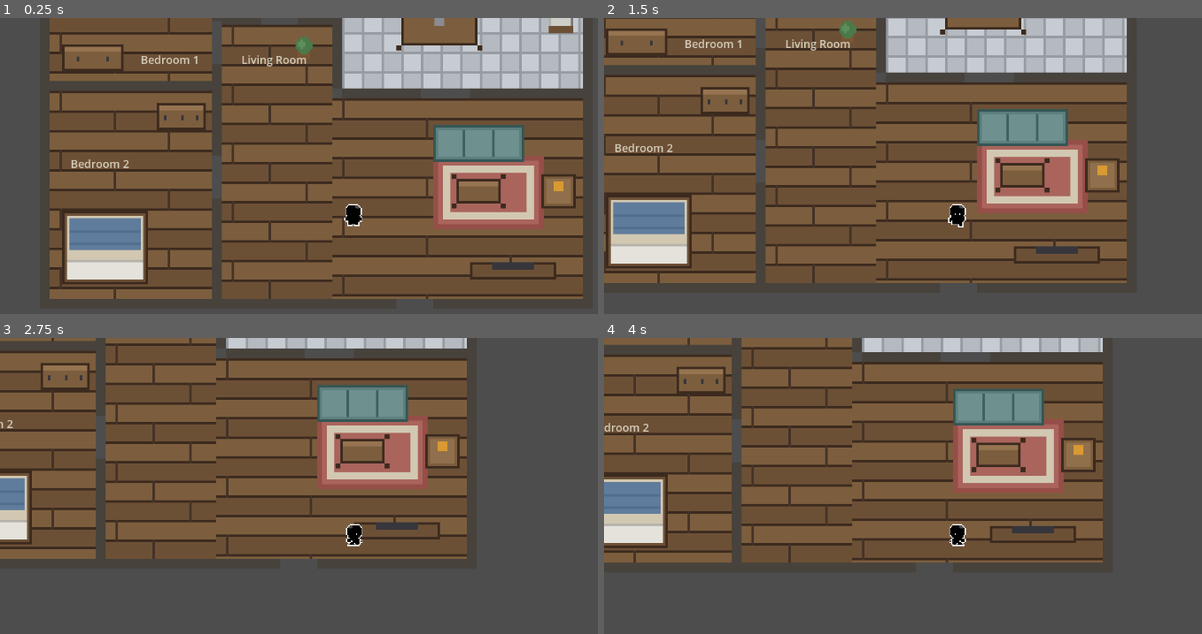
Above: before the commit, frames 1-4 (two rows, left to right).
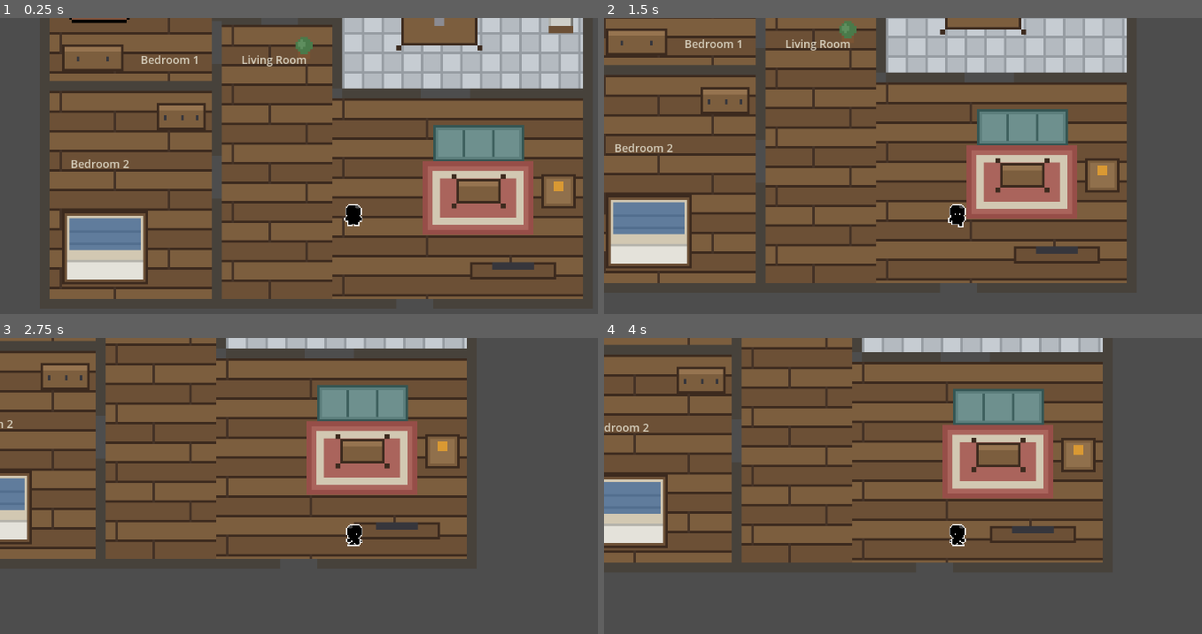
Above: after the commit, the same moments.

Repository: stefdeg145/Ubisoft_gamejam
Game: Godot game, scene res://scenes/house.tscn
Same seed, same stepped clock (60 frames per second), same inputs: the game is played once before the commit and once after it.
Inputs:
- Up to frame 1 (0.25 s): no input
- Up to frame 2 (1.5 s): tap Enter (ui_accept) at 0.5, 0.77 s; hold Right (Right) 0.53-1.28 s; hold Down (Down) from 1.28 s (still down)
- Up to frame 3 (2.75 s): tap Enter (ui_accept) at 1.52 s; release Down (Down) at 2.03 s; hold Right (Right) from 2.03 s (still down)
- Up to frame 4 (4 s): release Right (Right) at 2.78 s; hold Up (Up) 2.78-3.53 s; tap Enter (ui_accept) at 3.02, 3.5, 3.77 s; hold Left (Left) from 3.53 s (still down)

The runs differ from the first frame. In frame 1, 3.1% of the frame differs, in the area x 11-91%, y 0-74%; in frame 2, 3.0%; in frame 3, 3.0%; in frame 4, 3.0%.

Commit message:
Changed node layering and added y sort"

Diff:
--- a/player.tscn
+++ b/player.tscn
@@ -9,7 +9,7 @@
 [ext_resource type="AudioStream" uid="uid://c0v0g2uf2ovou" path="res://assets/Sound/walksound.wav" id="7_1jxqw"]
 
 [sub_resource type="RectangleShape2D" id="shape_player"]
-size = Vector2(340.00024, 106.667694)
+size = Vector2(220.0003, 106.667694)
 
 [sub_resource type="AtlasTexture" id="AtlasTexture_4jkga"]
 atlas = ExtResource("4_b26j0")
@@ -156,8 +156,8 @@
 texture = ExtResource("2_1jxqw")
 
 [node name="CollisionShape2D" type="CollisionShape2D" parent="." unique_id=1121288736]
-position = Vector2(-3.3339844, 133.3335)
-scale = Vector2(0.99999994, 0.99999994)
+position = Vector2(-10, 133.3335)
+scale = Vector2(0.99999976, 0.99999976)
 shape = SubResource("shape_player")
 
 [node name="Camera2D" type="Camera2D" parent="." unique_id=1213791554]
--- a/scenes/house.tscn
+++ b/scenes/house.tscn
@@ -73,17 +73,12 @@
 centered = false
 
 [node name="Furniture" type="Node2D" parent="." unique_id=2101305807]
+y_sort_enabled = true
 
 [node name="Rug" type="Sprite2D" parent="Furniture" unique_id=159481114]
-position = Vector2(700, 470)
+position = Vector2(683, 479)
 scale = Vector2(4, 4)
 texture = ExtResource("7_p4eap")
-centered = false
-
-[node name="Bed1" type="Sprite2D" parent="Furniture" unique_id=1875599028]
-position = Vector2(96, 96)
-scale = Vector2(0.25, 0.25)
-texture = ExtResource("8_80gfe")
 centered = false
 
 [node name="Nightstand1" type="Sprite2D" parent="Furniture" unique_id=1259785743]
@@ -92,11 +87,25 @@
 texture = ExtResource("9_q425y")
 centered = false
 
+[node name="StaticBody2D" type="StaticBody2D" parent="Furniture/Nightstand1" unique_id=859794206]
+
+[node name="C_Nightstand1" type="CollisionPolygon2D" parent="Furniture/Nightstand1/StaticBody2D" unique_id=902868166]
+position = Vector2(-56, -24)
+scale = Vector2(0.25, 0.25)
+polygon = PackedVector2Array(227, 99, 261, 99, 261, 133, 227, 133)
+
 [node name="Wardrobe1" type="Sprite2D" parent="Furniture" unique_id=966470158]
 position = Vector2(96, 288)
 scale = Vector2(4, 4)
 texture = ExtResource("10_in3qe")
 centered = false
+
+[node name="StaticBody2D" type="StaticBody2D" parent="Furniture/Wardrobe1" unique_id=436241211]
+
+[node name="C_Wardrobe1" type="CollisionPolygon2D" parent="Furniture/Wardrobe1/StaticBody2D" unique_id=1040764052]
+position = Vector2(-24, -72)
+scale = Vector2(0.25, 0.25)
+polygon = PackedVector2Array(99, 291, 193, 291, 193, 329, 99, 329)
 
 [node name="Bed2" type="Sprite2D" parent="Furniture" unique_id=1984352738]
 position = Vector2(236, 680)
@@ -105,78 +114,170 @@
 texture = ExtResource("11_m31jp")
 centered = false
 
+[node name="StaticBody2D" type="StaticBody2D" parent="Furniture/Bed2" unique_id=1700758222]
+
+[node name="C_Bed2" type="CollisionPolygon2D" parent="Furniture/Bed2/StaticBody2D" unique_id=3496328]
+position = Vector2(59.000015, 170)
+rotation = 3.1415925
+scale = Vector2(0.25, 0.25)
+polygon = PackedVector2Array(99, 563, 233, 563, 233, 677, 99, 677)
+
 [node name="Dresser2" type="Sprite2D" parent="Furniture" unique_id=1310471006]
 position = Vector2(250, 384)
 scale = Vector2(4, 4)
 texture = ExtResource("12_kn7tx")
 centered = false
 
+[node name="StaticBody2D" type="StaticBody2D" parent="Furniture/Dresser2" unique_id=1610126139]
+
+[node name="C_Dresser2" type="CollisionPolygon2D" parent="Furniture/Dresser2/StaticBody2D" unique_id=482162610]
+position = Vector2(-62.5, -96)
+scale = Vector2(0.25, 0.25)
+polygon = PackedVector2Array(253, 387, 327, 387, 327, 425, 253, 425)
+
 [node name="Tub" type="Sprite2D" parent="Furniture" unique_id=1922535388]
 position = Vector2(372, 90)
 scale = Vector2(4, 4)
 texture = ExtResource("13_xdv06")
 centered = false
 
+[node name="StaticBody2D" type="StaticBody2D" parent="Furniture/Tub" unique_id=161836984]
+
+[node name="C_Tub" type="CollisionPolygon2D" parent="Furniture/Tub/StaticBody2D" unique_id=1734994848]
+position = Vector2(-93, -22.5)
+scale = Vector2(0.25, 0.25)
+polygon = PackedVector2Array(375, 93, 509, 93, 509, 135, 375, 135)
+
 [node name="Sink" type="Sprite2D" parent="Furniture" unique_id=1172134871]
 position = Vector2(372, 160)
 scale = Vector2(4, 4)
 texture = ExtResource("14_0l2s1")
 centered = false
 
+[node name="StaticBody2D" type="StaticBody2D" parent="Furniture/Sink" unique_id=1168094377]
+
+[node name="C_Sink" type="CollisionPolygon2D" parent="Furniture/Sink/StaticBody2D" unique_id=937376334]
+position = Vector2(-93, -40)
+scale = Vector2(0.25, 0.25)
+polygon = PackedVector2Array(375, 163, 417, 163, 417, 197, 375, 197)
+
 [node name="Toilet" type="Sprite2D" parent="Furniture" unique_id=1999908687]
 position = Vector2(450, 170)
 scale = Vector2(4, 4)
 texture = ExtResource("15_a0083")
 centered = false
 
+[node name="StaticBody2D" type="StaticBody2D" parent="Furniture/Toilet" unique_id=1003603161]
+
+[node name="C_Toilet" type="CollisionPolygon2D" parent="Furniture/Toilet/StaticBody2D" unique_id=1715165204]
+position = Vector2(-112.5, -42.5)
+scale = Vector2(0.25, 0.25)
+polygon = PackedVector2Array(453, 173, 487, 173, 487, 215, 453, 215)
+
 [node name="CounterTop" type="Sprite2D" parent="Furniture" unique_id=1030172908]
 position = Vector2(568, 90)
 scale = Vector2(4, 4)
 texture = ExtResource("16_idhyc")
 centered = false
 
+[node name="StaticBody2D" type="StaticBody2D" parent="Furniture/CounterTop" unique_id=1813276068]
+
+[node name="C_CounterTop" type="CollisionPolygon2D" parent="Furniture/CounterTop/StaticBody2D" unique_id=45215891]
+position = Vector2(-142, -22.5)
+scale = Vector2(0.25, 0.25)
+polygon = PackedVector2Array(571, 93, 925, 93, 925, 127, 571, 127)
+
 [node name="CounterRight" type="Sprite2D" parent="Furniture" unique_id=863299886]
 position = Vector2(888, 90)
 scale = Vector2(4, 4)
 texture = ExtResource("17_nlkie")
 centered = false
 
+[node name="StaticBody2D" type="StaticBody2D" parent="Furniture/CounterRight" unique_id=1840629633]
+
+[node name="C_CounterRight" type="CollisionPolygon2D" parent="Furniture/CounterRight/StaticBody2D" unique_id=60231493]
+position = Vector2(-222, -22.5)
+scale = Vector2(0.25, 0.25)
+polygon = PackedVector2Array(891, 93, 925, 93, 925, 267, 891, 267)
+
 [node name="Stove" type="Sprite2D" parent="Furniture" unique_id=1107171783]
 position = Vector2(700, 90)
 scale = Vector2(4, 4)
 texture = ExtResource("18_2jwha")
 centered = false
 
+[node name="StaticBody2D" type="StaticBody2D" parent="Furniture/Stove" unique_id=1524739231]
+
+[node name="C_Stove" type="CollisionPolygon2D" parent="Furniture/Stove/StaticBody2D" unique_id=1711074748]
+position = Vector2(-175, -22.5)
+scale = Vector2(0.25, 0.25)
+polygon = PackedVector2Array(703, 93, 745, 93, 745, 127, 703, 127)
+
 [node name="DiningTable" type="Sprite2D" parent="Furniture" unique_id=1479412484]
 position = Vector2(640, 210)
 scale = Vector2(4, 4)
 texture = ExtResource("19_llqda")
 centered = false
 
+[node name="StaticBody2D" type="StaticBody2D" parent="Furniture/DiningTable" unique_id=1001722690]
+
+[node name="C_DiningTable" type="CollisionPolygon2D" parent="Furniture/DiningTable/StaticBody2D" unique_id=2092738968]
+position = Vector2(-160, -52.5)
+scale = Vector2(0.25, 0.25)
+polygon = PackedVector2Array(643, 213, 777, 213, 777, 295, 643, 295)
+
 [node name="Couch" type="Sprite2D" parent="Furniture" unique_id=725677873]
 position = Vector2(700, 420)
 scale = Vector2(4, 4)
 texture = ExtResource("20_kfaq3")
 centered = false
 
+[node name="StaticBody2D" type="StaticBody2D" parent="Furniture/Couch" unique_id=1028741550]
+
+[node name="C_Couch" type="CollisionPolygon2D" parent="Furniture/Couch/StaticBody2D" unique_id=1732396274]
+position = Vector2(-175, -105)
+scale = Vector2(0.25, 0.25)
+polygon = PackedVector2Array(703, 423, 845, 423, 845, 477, 703, 477)
+
 [node name="CoffeeTable" type="Sprite2D" parent="Furniture" unique_id=870366624]
 position = Vector2(730, 500)
 scale = Vector2(4, 4)
 texture = ExtResource("21_t68hv")
 centered = false
 
+[node name="StaticBody2D" type="StaticBody2D" parent="Furniture/CoffeeTable" unique_id=531583335]
+
+[node name="C_CoffeeTable" type="CollisionPolygon2D" parent="Furniture/CoffeeTable/StaticBody2D" unique_id=246955259]
+position = Vector2(-182.5, -125)
+scale = Vector2(0.25, 0.25)
+polygon = PackedVector2Array(733, 503, 815, 503, 815, 553, 733, 553)
+
 [node name="TVStand" type="Sprite2D" parent="Furniture" unique_id=520020251]
 position = Vector2(760, 644)
 scale = Vector2(4, 4)
 texture = ExtResource("22_xfqeg")
 centered = false
 
+[node name="StaticBody2D" type="StaticBody2D" parent="Furniture/TVStand" unique_id=1020610130]
+
+[node name="C_TVStand" type="CollisionPolygon2D" parent="Furniture/TVStand/StaticBody2D" unique_id=135935117]
+position = Vector2(-190, -161)
+scale = Vector2(0.25, 0.25)
+polygon = PackedVector2Array(763, 647, 897, 647, 897, 669, 763, 669)
+
 [node name="WindowChair" type="Sprite2D" parent="Furniture" unique_id=1681814789]
 position = Vector2(876, 500)
 scale = Vector2(4, 4)
 texture = ExtResource("23_fmono")
 centered = false
 
+[node name="StaticBody2D" type="StaticBody2D" parent="Furniture/WindowChair" unique_id=1390602737]
+
+[node name="C_WindowChair" type="CollisionPolygon2D" parent="Furniture/WindowChair/StaticBody2D" unique_id=701376872]
+position = Vector2(-219, -125)
+scale = Vector2(0.25, 0.25)
+polygon = PackedVector2Array(879, 503, 929, 503, 929, 553, 879, 553)
+
 [node name="Plant" type="Sprite2D" parent="Furniture" unique_id=1942301401]
 position = Vector2(472, 276)
 scale = Vector2(4, 4)
@@ -189,55 +290,20 @@
 texture = ExtResource("25_a7qna")
 centered = false
 
-[node name="FurnitureBodies" type="StaticBody2D" parent="." unique_id=1846881768]
-
-[node name="C_Bed1" type="CollisionPolygon2D" parent="FurnitureBodies" unique_id=775452869]
+[node name="Bed1" type="Sprite2D" parent="Furniture" unique_id=1875599028]
+position = Vector2(83, 96)
+scale = Vector2(0.27256945, 0.27256945)
+texture = ExtResource("8_80gfe")
+centered = false
+
+[node name="Bed 1 Body" type="StaticBody2D" parent="Furniture/Bed1" unique_id=1834887218]
+position = Vector2(-304.50955, -352.2038)
+scale = Vector2(3.6687896, 3.6687896)
+
+[node name="C_Bed1" type="CollisionPolygon2D" parent="Furniture/Bed1/Bed 1 Body" unique_id=775452869]
+position = Vector2(19.157902, 1.5258789e-05)
+scale = Vector2(0.87719285, 0.9999998)
 polygon = PackedVector2Array(99, 99, 213, 99, 213, 253, 99, 253)
-
-[node name="C_Nightstand1" type="CollisionPolygon2D" parent="FurnitureBodies" unique_id=902868166]
-polygon = PackedVector2Array(227, 99, 261, 99, 261, 133, 227, 133)
-
-[node name="C_Wardrobe1" type="CollisionPolygon2D" parent="FurnitureBodies" unique_id=1040764052]
-polygon = PackedVector2Array(99, 291, 193, 291, 193, 329, 99, 329)
-
-[node name="C_Bed2" type="CollisionPolygon2D" parent="FurnitureBodies" unique_id=3496328]
-polygon = PackedVector2Array(99, 563, 233, 563, 233, 677, 99, 677)
-
-[node name="C_Dresser2" type="CollisionPolygon2D" parent="FurnitureBodies" unique_id=482162610]
-polygon = PackedVector2Array(253, 387, 327, 387, 327, 425, 253, 425)
-
-[node name="C_Tub" type="CollisionPolygon2D" parent="FurnitureBodies" unique_id=1734994848]
-polygon = PackedVector2Array(375, 93, 509, 93, 509, 135, 375, 135)
-
-[node name="C_Sink" type="CollisionPolygon2D" parent="FurnitureBodies" unique_id=937376334]
-polygon = PackedVector2Array(375, 163, 417, 163, 417, 197, 375, 197)
-
-[node name="C_Toilet" type="CollisionPolygon2D" parent="FurnitureBodies" unique_id=1715165204]
-polygon = PackedVector2Array(453, 173, 487, 173, 487, 215, 453, 215)
-
-[node name="C_CounterTop" type="CollisionPolygon2D" parent="FurnitureBodies" unique_id=45215891]
-polygon = PackedVector2Array(571, 93, 925, 93, 925, 127, 571, 127)
-
-[node name="C_CounterRight" type="CollisionPolygon2D" parent="FurnitureBodies" unique_id=60231493]
-polygon = PackedVector2Array(891, 93, 925, 93, 925, 267, 891, 267)
-
-[node name="C_Stove" type="CollisionPolygon2D" parent="FurnitureBodies" unique_id=1711074748]
-polygon = PackedVector2Array(703, 93, 745, 93, 745, 127, 703, 127)
-
-[node name="C_DiningTable" type="CollisionPolygon2D" parent="FurnitureBodies" unique_id=2092738968]
-polygon = PackedVector2Array(643, 213, 777, 213, 777, 295, 643, 295)
-
-[node name="C_Couch" type="CollisionPolygon2D" parent="FurnitureBodies" unique_id=1732396274]
-polygon = PackedVector2Array(703, 423, 845, 423, 845, 477, 703, 477)
-
-[node name="C_CoffeeTable" type="CollisionPolygon2D" parent="FurnitureBodies" unique_id=246955259]
-polygon = PackedVector2Array(733, 503, 815, 503, 815, 553, 733, 553)
-
-[node name="C_TVStand" type="CollisionPolygon2D" parent="FurnitureBodies" unique_id=135935117]
-polygon = PackedVector2Array(763, 647, 897, 647, 897, 669, 763, 669)
-
-[node name="C_WindowChair" type="CollisionPolygon2D" parent="FurnitureBodies" unique_id=701376872]
-polygon = PackedVector2Array(879, 503, 929, 503, 929, 553, 879, 553)
 
 [node name="Walls" type="StaticBody2D" parent="." unique_id=729460899]
 
Binary file added: assets/art/Dining_table New.png
Not shown, added: assets/art/Dining_table New.png.import
